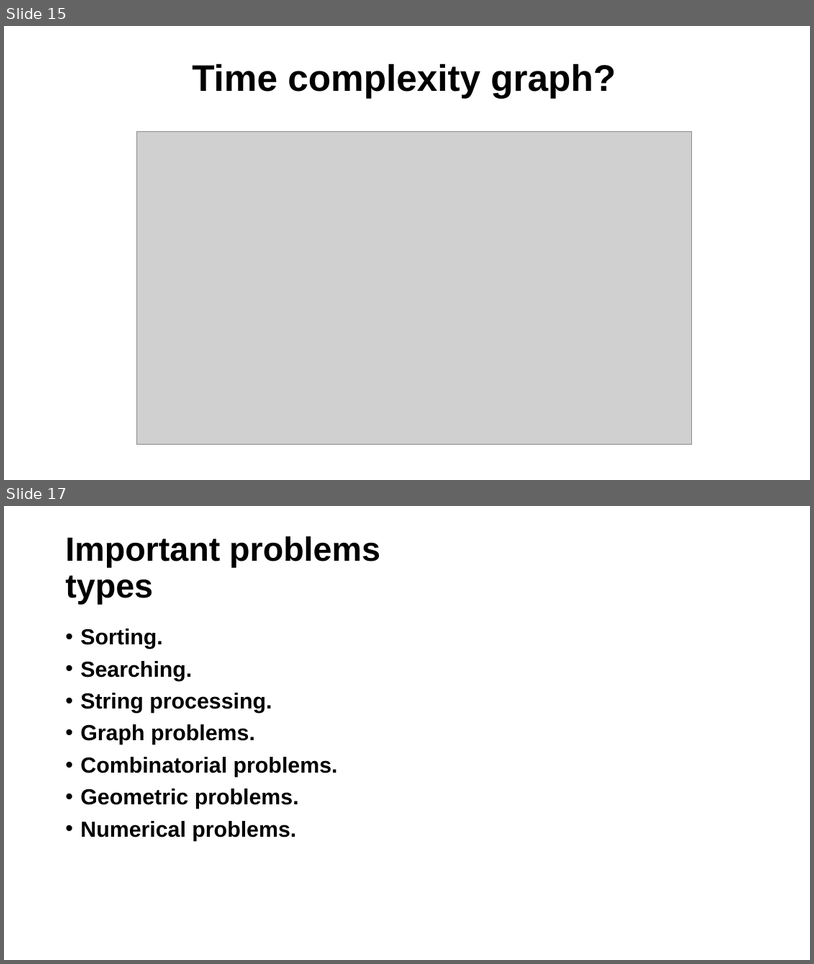
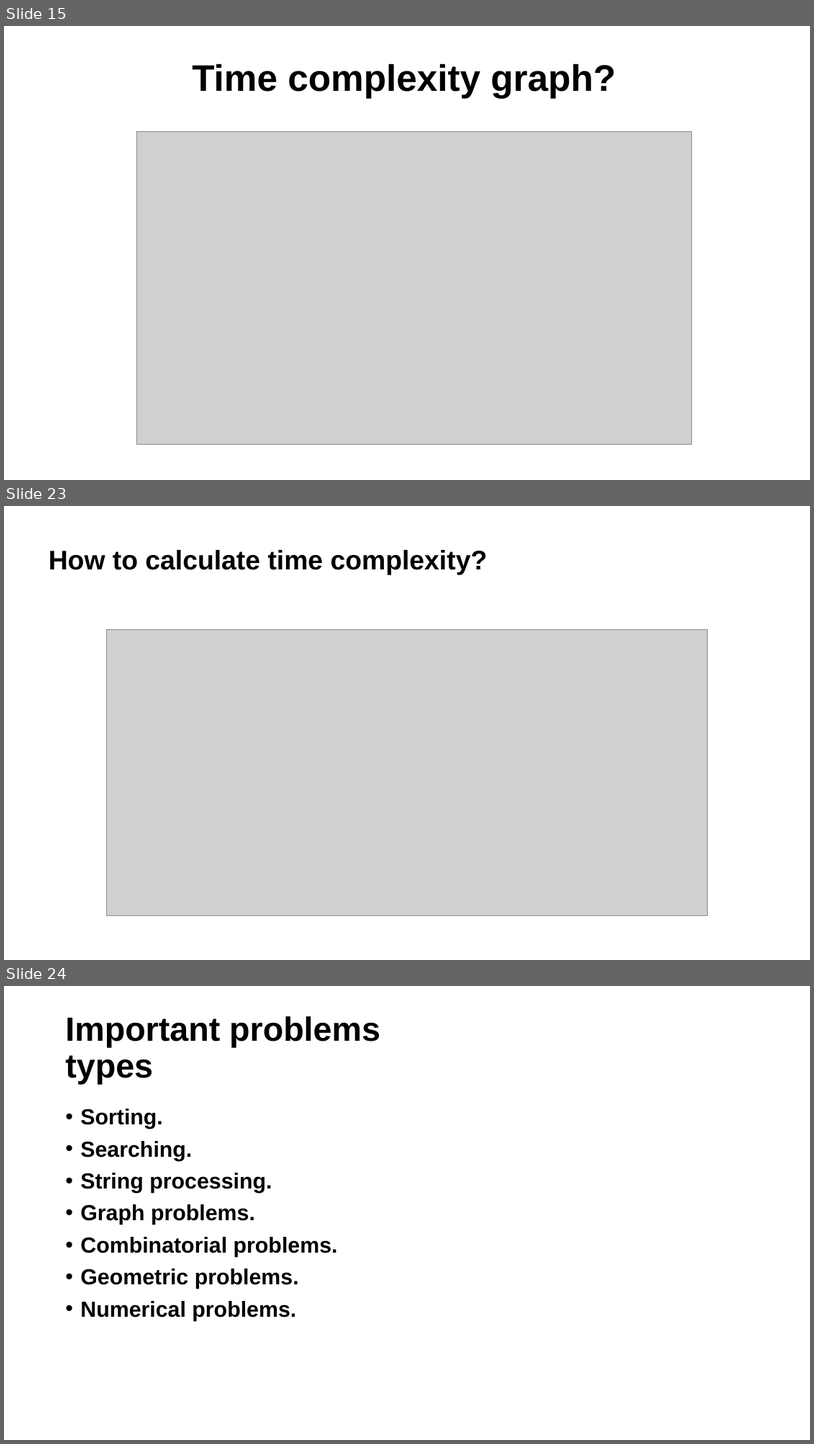
Before and after one commit to alaminbhuyan/DSA-In-Python, a slide deck: Design & Analysis Of Algorithm PDF/DAA.pptx. Shown one above the other, each under a label of ours: slides 15 and 17 before the commit, slides 15, 23 and 24 after it; the slides between them are not shown. The pictures are 814x964 and 814x1444 pixels, drawn with LibreOffice and Linux fonts; fonts in the diff are those of the drawing; grey boxes stand for pictures. Boxes give left, top, right and bottom in pixels: in the first picture for what was removed or moved away, otherwise in the second. Text is boxed around its words. In the diff, an @@ line names an element or a change of style, - is before the commit and + after.

```diff
--- a/Design & Analysis Of Algorithm PDF/DAA.pptx
+++ b/Design & Analysis Of Algorithm PDF/DAA.pptx
@@ slide 23 added at (4, 506, 810, 960), background #FFFFFF @@
@@ title added at (49, 550, 488, 574), 32 pt, text #000000, bold @@
+How to calculate time complexity?
@@ picture added at (107, 630, 707, 916) @@
@@ what was slide 17 is now slide 24 @@
```
Also in this commit, not shown: 1 slide changed, 7 other slides added, 1 other file.
